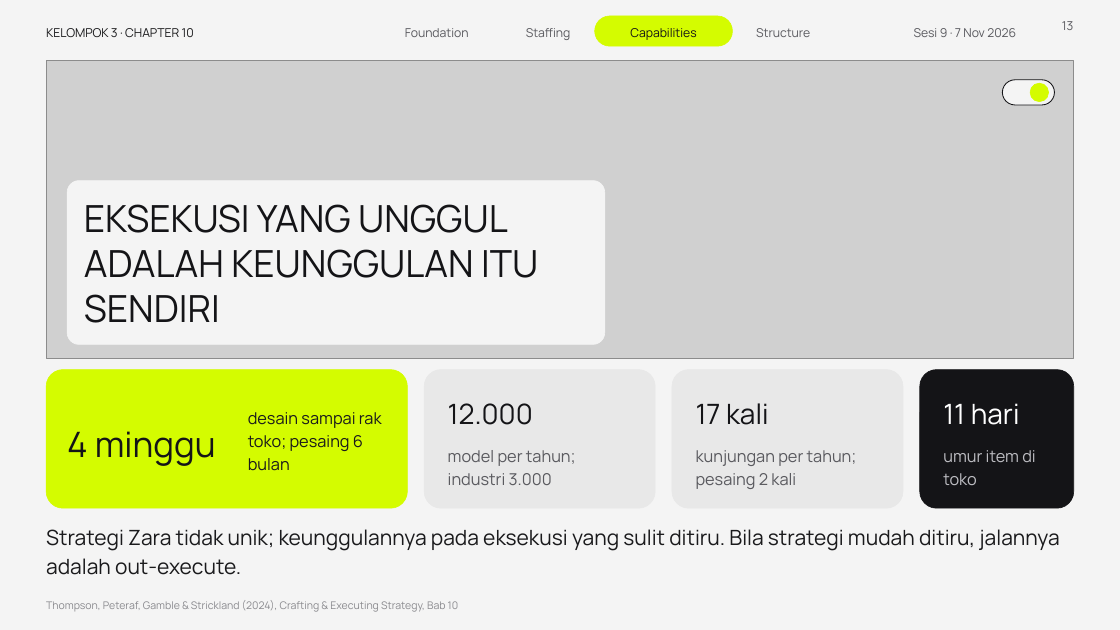
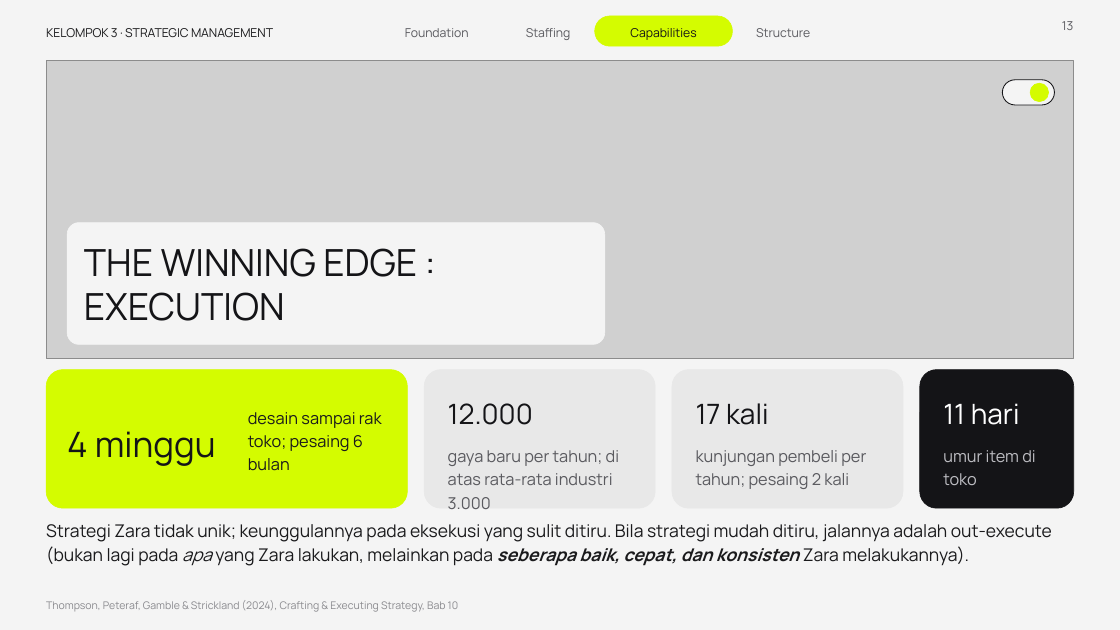
Before and after one commit to aslihabnuri/Dom-Manipulation, a slide deck: slide 13 of presentasi_ch10_kelompok3/SMJKT_Group 3_Aslih_Chapter 10 Strategy Execution.pptx. Drawn at 1120x630 pixels with LibreOffice and Linux fonts; fonts in the diff are those of the drawing; grey boxes stand for pictures; background and template pictures are left out. Boxes give left, top, right and bottom in pixels: in the first picture for what was removed or moved away, otherwise in the second. Text is boxed around its words. In the diff, an @@ line names an element or a change of style, - is before the commit and + after.

```diff
--- a/presentasi_ch10_kelompok3/SMJKT_Group 3_Aslih_Chapter 10 Strategy Execution.pptx
+++ b/presentasi_ch10_kelompok3/SMJKT_Group 3_Aslih_Chapter 10 Strategy Execution.pptx
@@ text at box(46, 28, 273, 37): text changed @@
-KELOMPOK 3 · CHAPTER 10
+KELOMPOK 3 · STRATEGIC MANAGEMENT
@@ text removed at box(914, 28, 1016, 37) @@
-Sesi 9 · 7 Nov 2026
@@ text removed at box(84, 204, 538, 323) @@
-EKSEKUSI YANG UNGGUL ADALAH KEUNGGULAN ITU SENDIRI
@@ rounded rectangle: place and size @@
-rounded rectangle at box(67, 181, 605, 344)
+rounded rectangle at box(67, 223, 605, 344)
@@ rounded rectangle at box(67, 223, 605, 344): proportions changed @@
@@ text added at box(84, 248, 417, 321), 32 pt, text #141417 @@
+THE WINNING EDGE : EXECUTION
@@ text at box(448, 450, 619, 509): text changed @@
-model per tahun; industri 3.000
+gaya baru per tahun; di atas rata-rata industri 3.000
@@ text at box(696, 450, 866, 489): text changed @@
-kunjungan per tahun; pesaing 2 kali
+kunjungan pembeli per tahun; pesaing 2 kali
@@ text at box(46, 524, 1052, 566): text changed; size 18 to 15 pt @@
-Strategi Zara tidak unik; keunggulannya pada eksekusi yang sulit ditiru. Bila strategi mudah ditiru, jalannya adalah out-execute.
+Strategi Zara tidak unik; keunggulannya pada eksekusi yang sulit ditiru. Bila strategi mudah ditiru, jalannya adalah out-execute (bukan lagi pada apa yang Zara lakukan, melainkan pada seberapa baik, cepat, dan konsisten Zara melakukannya).
```
Also in this commit, not shown: 14 other slides changed, 5 slides added, 5 slides removed, 1 other file.
